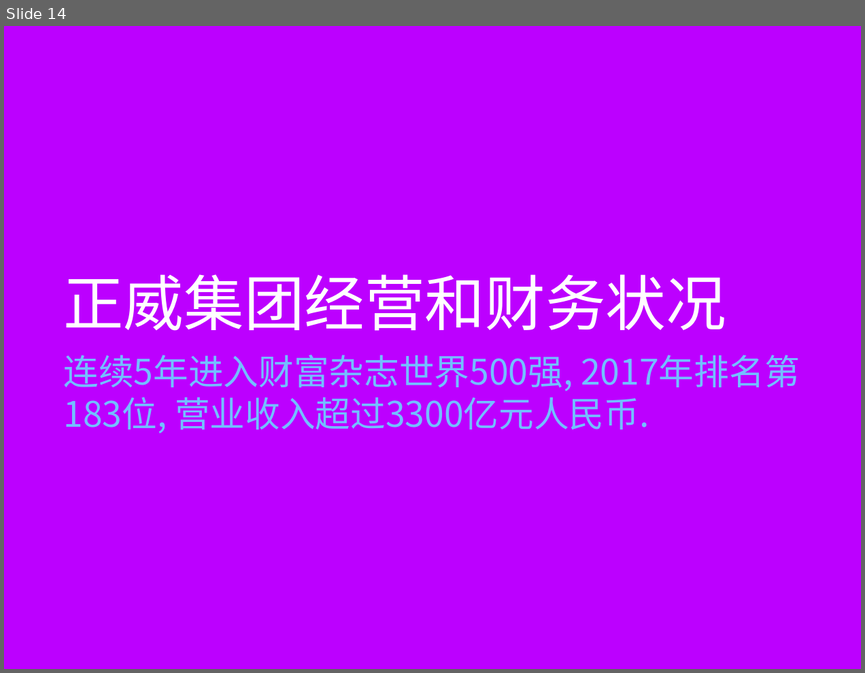
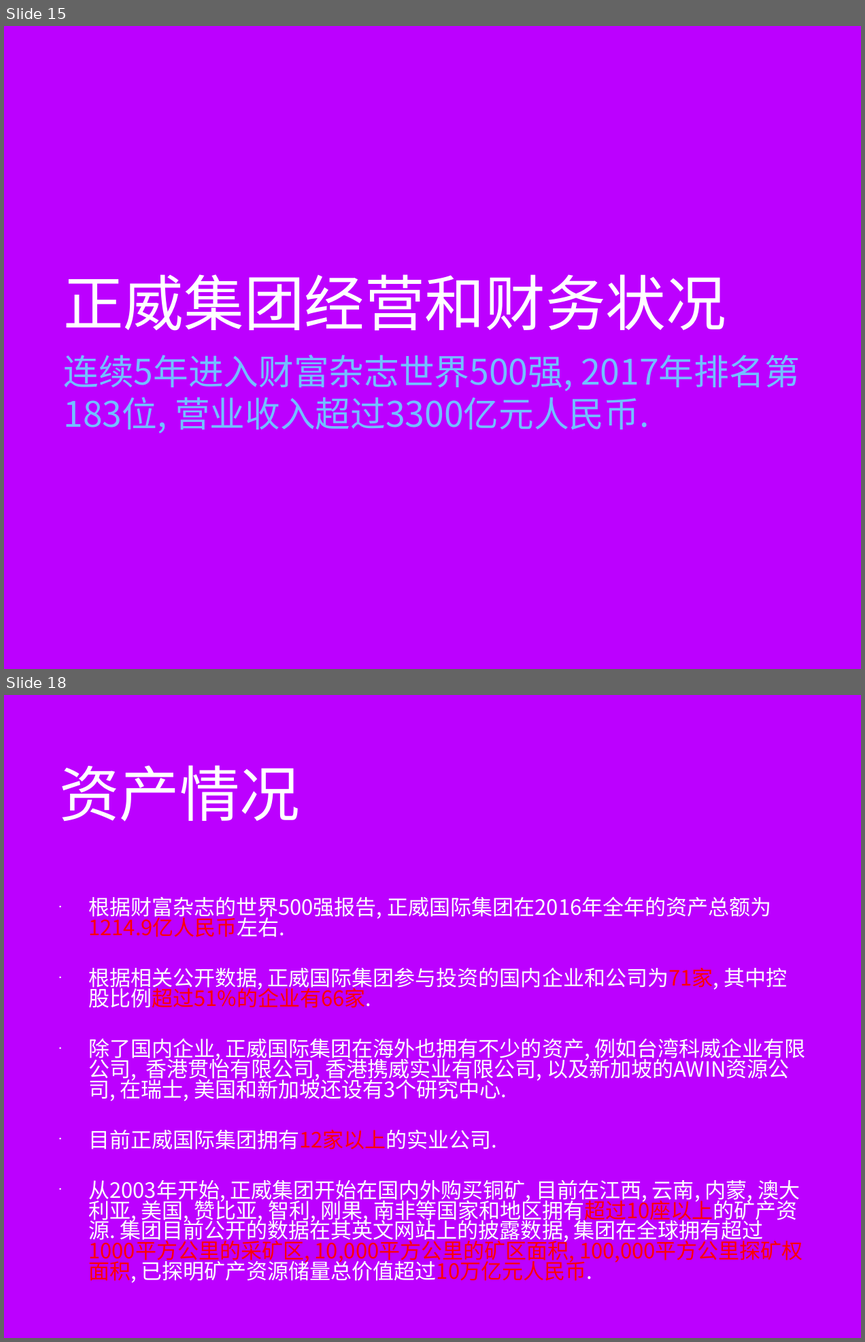
Before and after one commit to minibear0523/AmerGroup, a slide deck: 正威国际集团V1.0.pptx. Shown one above the other, each under a label of ours: slide 14 before the commit, slides 15 and 18 after it; the slides between them are not shown. The pictures are 865x673 and 865x1342 pixels, drawn with LibreOffice and Linux fonts; fonts in the diff are those of the drawing; background and template pictures are left out. Boxes give left, top, right and bottom in pixels: in the first picture for what was removed or moved away, otherwise in the second. Text is boxed around its words. In the diff, an @@ line names an element or a change of style, - is before the commit and + after.

Commit message:
MOD:完成V1.0版本调研报告

```diff
--- a/正威国际集团V1.0.pptx
+++ b/正威国际集团V1.0.pptx
@@ slide 18 added at bbox=[4, 695, 861, 1338], background picture (left out) @@
@@ title added at bbox=[59, 765, 300, 821], 72 pt, text #FFFFFF @@
+资产情况
@@ text added at bbox=[88, 896, 806, 1280], 25.2 pt, text #FFFFFF @@
+• 根据财富杂志的世界500强报告, 正威国际集团在2016年全年的资产总额为1214.9亿人民币左右.
+• 根据相关公开数据, 正威国际集团参与投资的国内企业和公司为71家, 其中控股比例超过51%的企业有66家.
+• 除了国内企业, 正威国际集团在海外也拥有不少的资产, 例如台湾科威企业有限公司, 香港贯怡有限公司, 香港携威实业有限公司, 以及新加坡的AWIN资源公司, 在瑞士, 美国和新加坡还设有3个研究中心.
+• 目前正威国际集团拥有12家以上的实业公司.
+• 从2003年开始, 正威集团开始在国内外购买铜矿, 目前在江西, 云南, 内蒙, 澳大利亚, 美国, 赞比亚, 智利, 刚果, 南非等国家和地区拥有超过10座以上的矿产资源. 集团目前公开的数据在其英文网站上的披露数据, 集团在全球拥有超过1000平方公里的采矿区, 10,000平方公里的矿区面积, 100,000平方公里探矿权面积, 已探明矿产资源储量总价值超过10万亿元人民币.
@@ what was slide 14 is now slide 15 @@
```
Also in this commit, not shown: 9 slides changed, 8 other slides added, 2 other files.
